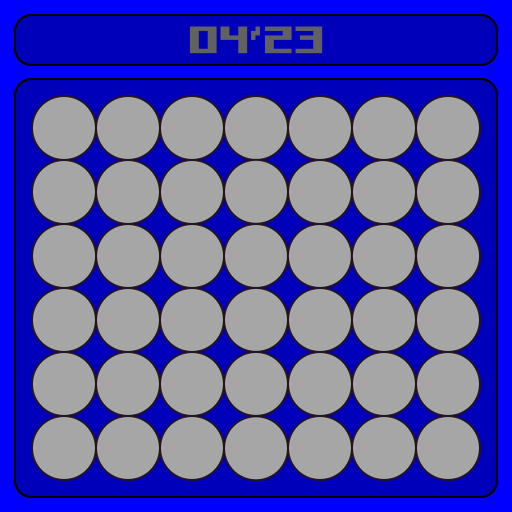
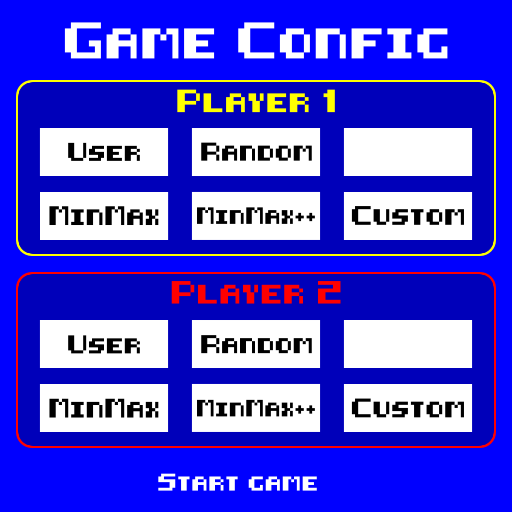
Revision of a layered w=512, h=512 image; what changed, layer by layer:
pixels changed over [14, 14, 498, 498] (layer not identified)
